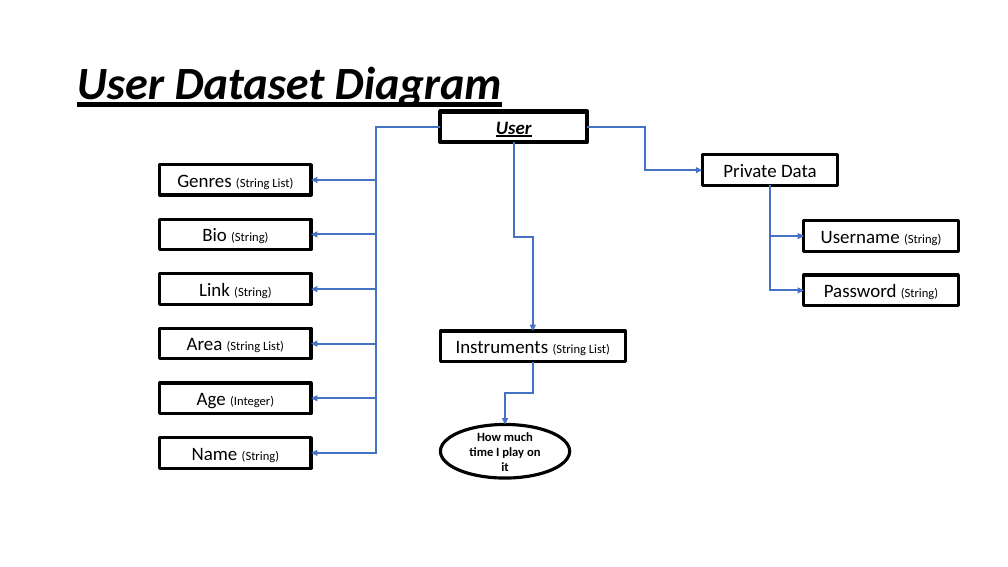
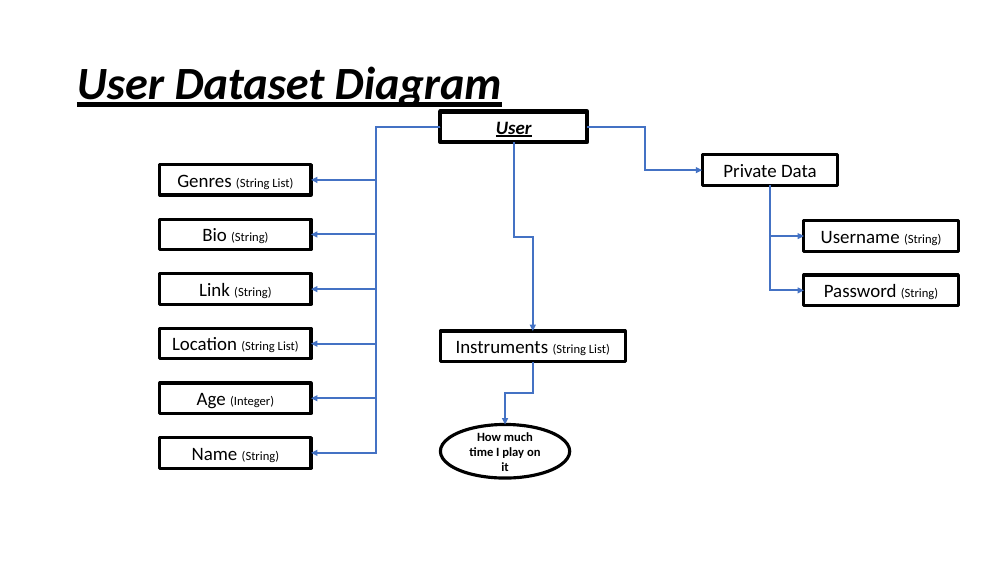
Before and after one commit to LidorPrototype/MusicianFinder, a slide deck: slide 11 of Musician Finder Specification Document.pptx. Drawn at 1008x567 pixels with LibreOffice and Linux fonts; fonts in the diff are those of the drawing. Boxes give left, top, right and bottom in pixels: in the first picture for what was removed or moved away, otherwise in the second. Text is boxed around its words. In the diff, an @@ line names an element or a change of style, - is before the commit and + after.

```diff
--- a/Musician Finder Specification Document.pptx
+++ b/Musician Finder Specification Document.pptx
@@ text in rectangle at (172, 337, 299, 352): text changed @@
-Area (String List)
+Location (String List)
```
Also in this commit, not shown: 6 other slides changed, 14 other files.
